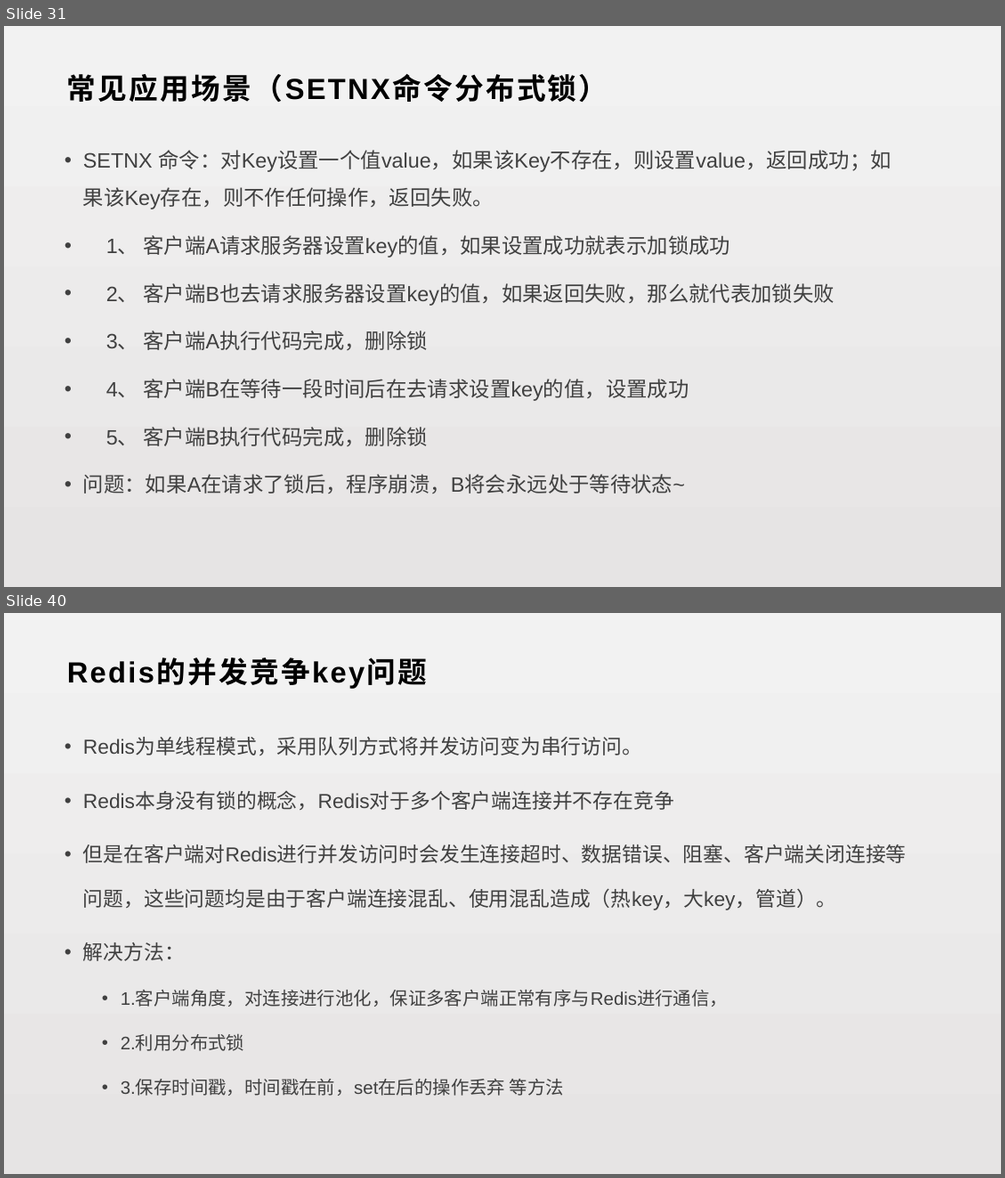
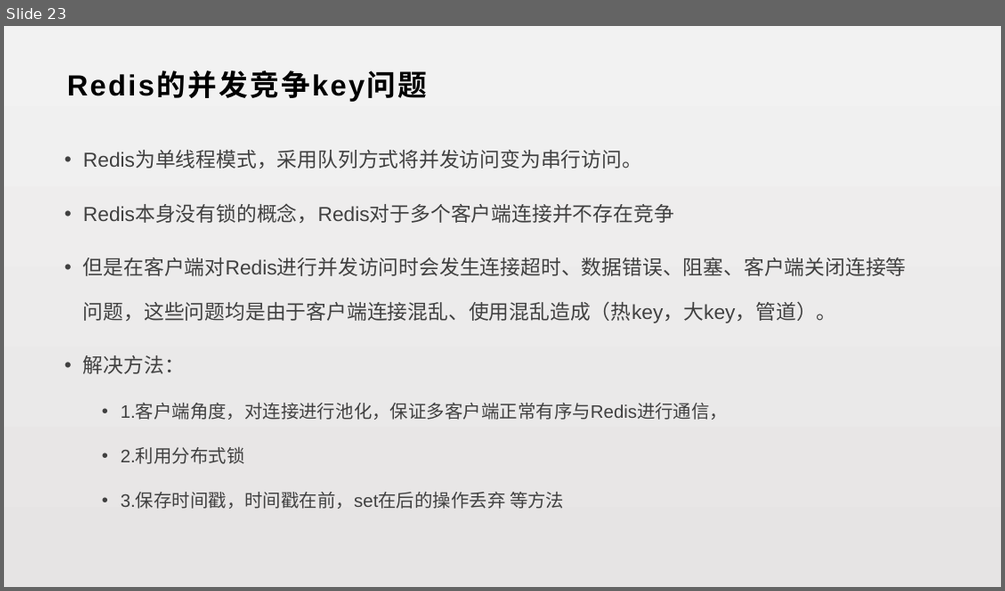
Before and after one commit to lori227/KFrame, a slide deck: _doc/KFrame.pptx. Shown one above the other, each under a label of ours: slides 31 and 40 before the commit, slide 23 after it; the slides between them are not shown. The pictures are 1005x1178 and 1005x591 pixels, drawn with LibreOffice and Linux fonts; fonts in the diff are those of the drawing. Boxes give left, top, right and bottom in pixels: in the first picture for what was removed or moved away, otherwise in the second. Text is boxed around its words. In the diff, an @@ line names an element or a change of style, - is before the commit and + after.

```diff
--- a/_doc/KFrame.pptx
+++ b/_doc/KFrame.pptx
@@ slide 31 removed at <box>4,26,1001,587</box>, background gradient #F2F2F2 to #E6E4E4 @@
@@ text removed at <box>67,74,608,102</box> @@
-常见应用场景（SETNX命令分布式锁）
@@ text removed at <box>83,150,891,493</box> @@
-• SETNX 命令：对Key设置一个值value，如果该Key不存在，则设置value，返回成功；如果该Key存在，则不作任何操作，返回失败。
-• 1、 客户端A请求服务器设置key的值，如果设置成功就表示加锁成功
-• 2、 客户端B也去请求服务器设置key的值，如果返回失败，那么就代表加锁失败
-• 3、 客户端A执行代码完成，删除锁
-• 4、 客户端B在等待一段时间后在去请求设置key的值，设置成功
-• 5、 客户端B执行代码完成，删除锁
-• 问题：如果A在请求了锁后，程序崩溃，B将会永远处于等待状态~
@@ what was slide 40 is now slide 23 @@
```
Also in this commit, not shown: 11 slides added, 27 other slides removed, 1 other file.
